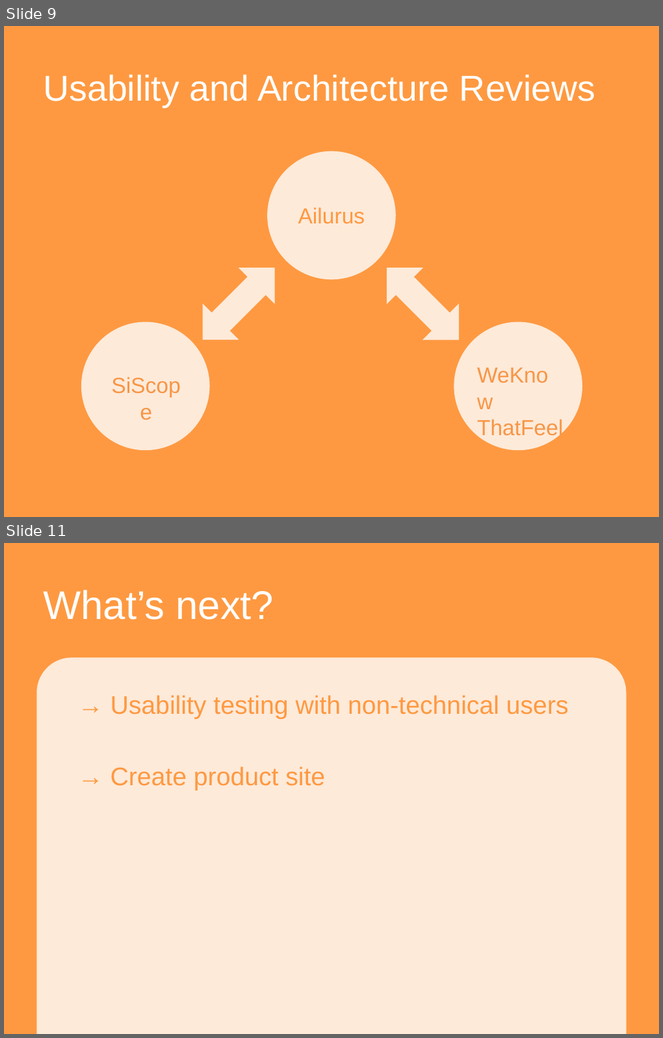
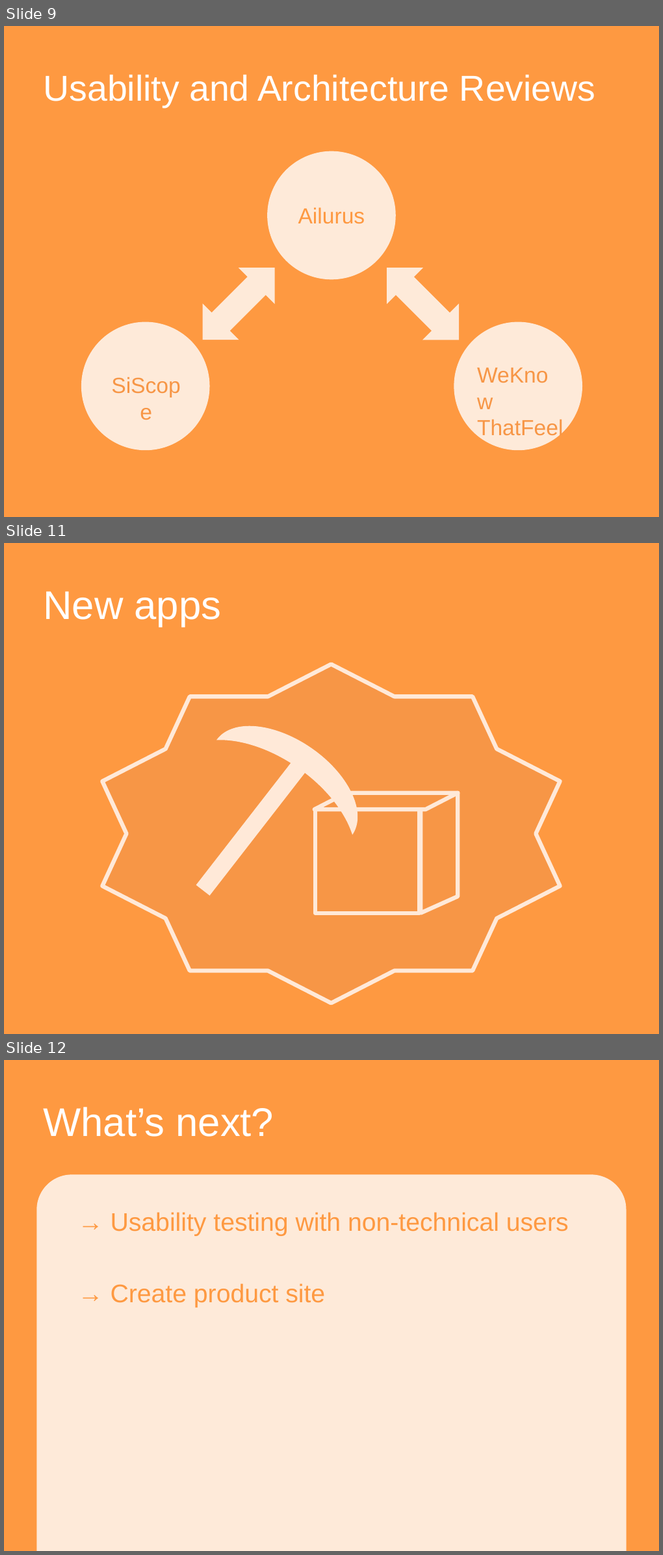
Before and after one commit to ailurus-server/ailurus-device, a slide deck: documents/final_demo.pptx. Shown one above the other, each under a label of ours: slides 9 and 11 before the commit, slides 9, 11 and 12 after it; the slides between them are not shown. The pictures are 663x1038 and 663x1555 pixels, drawn with LibreOffice and Linux fonts; fonts in the diff are those of the drawing. Boxes give left, top, right and bottom in pixels: in the first picture for what was removed or moved away, otherwise in the second. Text is boxed around its words. In the diff, an @@ line names an element or a change of style, - is before the commit and + after.

```diff
--- a/documents/final_demo.pptx
+++ b/documents/final_demo.pptx
@@ slide 11 added at bbox=[4, 543, 659, 1034], background #FE9941 @@
@@ title added at bbox=[43, 591, 222, 627], 44 pt, text #FFFFFF @@
+New apps
@@ star added at bbox=[102, 664, 560, 1004], fill #F79646, outline #FFE9D8 4.5 pt @@
@@ moon added at bbox=[217, 701, 380, 835], fill #FFE9D8 @@
@@ rectangle added at bbox=[196, 763, 306, 895], fill #FFE9D8 @@
@@ parallelogram added at bbox=[315, 793, 458, 809], fill #F79646, outline #FFE9D8 4.5 pt @@
@@ parallelogram added at bbox=[421, 793, 458, 913], fill #F79646, outline #FFE9D8 4.5 pt @@
@@ rectangle added at bbox=[315, 809, 419, 914], fill #F79646, outline #FFE9D8 4.5 pt @@
@@ what was slide 11 is now slide 12 @@
```
Also in this commit, not shown: 5 slides changed, 1 other slide added.
